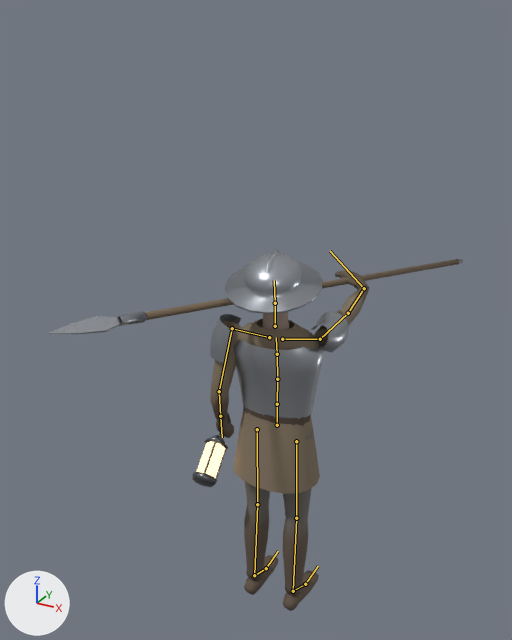
An edit to the glTF model assets/models/characters/guard.glb, drawn before and after from the same camera.
One viewpoint serves both versions: a camera (50 mm lens) standing at (1.22, -2.41, 2.68) and looking at (-0.22, 0.21, 1.37). Lighting does not change. The marker at lower left points along +X, +Y and +Z. The picture after the commit comes second. Both versions are drawn at frame 7 of the action 'push'; the numbers are the values there. The bones that change, and the others that lie on the model, are drawn over the model as lines.

The first picture shows 'Guard'.
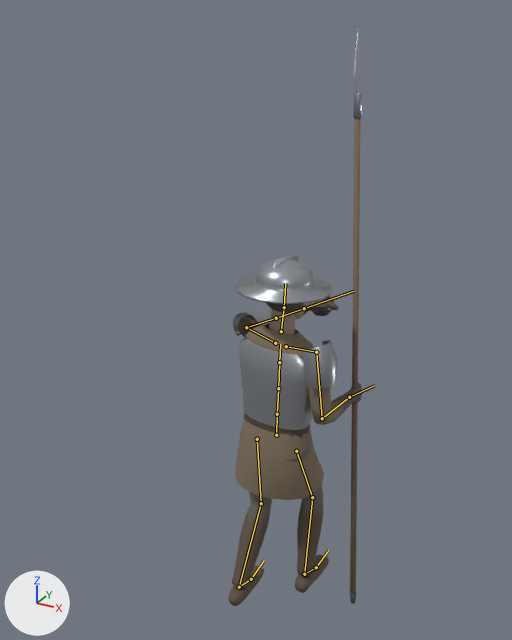
Pixel boxes [x1, y1, x2, y2] of what changed, in the pictures (512 x 640 px):
'Guard', posed (67% narrower, 59% taller): before [50, 248, 463, 611]; after [228, 29, 362, 606]
bone 'Hips', root to tip: before (277, 425) to (277, 404); after (276, 435) to (277, 414)
bone 'Spine', root to tip: before (277, 404) to (277, 379); after (277, 414) to (278, 388)
bone 'Chest', root to tip: before (277, 379) to (277, 354); after (278, 388) to (279, 362)
bone 'UpperChest', root to tip: before (277, 354) to (276, 337); after (279, 362) to (280, 344)
bone 'RightUpperArm', root to tip: before (320, 339) to (348, 313); after (316, 352) to (322, 418)
bone 'RightLowerArm', root to tip: before (348, 313) to (364, 288); after (322, 418) to (349, 397)
bone 'RightHand', root to tip: before (364, 288) to (330, 251); after (349, 397) to (374, 385)
bone 'LeftUpperArm', root to tip: before (232, 328) to (219, 391); after (246, 327) to (276, 318)
bone 'LeftLowerArm', root to tip: before (219, 391) to (220, 416); after (276, 318) to (304, 308)
bone 'LeftHand', root to tip: before (220, 416) to (222, 437); after (304, 308) to (354, 291)
bone 'RightUpperLeg', root to tip: before (296, 441) to (296, 518); after (296, 451) to (312, 497)
bone 'RightLowerLeg', root to tip: before (296, 518) to (293, 591); after (312, 497) to (304, 574)
bone 'RightFoot', root to tip: before (293, 591) to (305, 584); after (304, 574) to (316, 567)
bone 'LeftUpperLeg', root to tip: before (257, 429) to (257, 504); after (257, 439) to (261, 503)
bone 'LeftLowerLeg', root to tip: before (257, 504) to (254, 575); after (261, 503) to (239, 587)
bone 'LeftFoot', root to tip: before (254, 575) to (266, 568); after (239, 587) to (251, 579)

The change in detail:
Bone 'Hips' (bone_hips) moves from (0.0, 0.0, 0.0) to (0.0, -0.051, 0.0).
Bone 'Spine' (bone_spine) turns from (-2, 4, 0) to (2, -4, 0) degrees about its own x, y and z.
Bone 'Chest' (bone_chest) turns from (-2, 4, 0) to (3, -4, 0) degrees about its own x, y and z.
Bone 'UpperChest' (bone_upperchest) turns from (-2, 4, 0) to (3, -4, 0) degrees about its own x, y and z.
Bone 'RightUpperArm' (bone_rightupperarm) turns from (79, 3, -20) to (8, -8, 30) degrees about its own x, y and z.
Bone 'RightLowerArm' (bone_rightlowerarm) turns from (0, 0, 0) to (82, 0, 0) degrees about its own x, y and z.
Bone 'RightHand' (bone_righthand) turns from (64, 0, 0) to (-8, 0, 0) degrees about its own x, y and z.
Bone 'LeftUpperArm' (bone_leftupperarm) turns from (-12, -2, -29) to (79, -3, 20) degrees about its own x, y and z.
Bone 'LeftLowerArm' (bone_leftlowerarm) turns from (35, 0, 0) to (0, 0, 0) degrees about its own x, y and z.
Bone 'LeftHand' (bone_lefthand) turns from (0, 0, 0) to (64, 0, 0) degrees about its own x, y and z.
Bone 'RightUpperLeg' (bone_rightupperleg) turns from (0, 0, 0) to (25, 0, 0) degrees about its own x, y and z.
Bone 'RightLowerLeg' (bone_rightlowerleg) turns from (0, 0, 0) to (-32, 0, 0) degrees about its own x, y and z.
Bone 'RightFoot' (bone_rightfoot) turns from (0, 0, 0) to (6, 0, 0) degrees about its own x, y and z.
Bone 'LeftUpperLeg' (bone_leftupperleg) turns from (0, 0, 0) to (8, 0, 2) degrees about its own x, y and z.
Bone 'LeftLowerLeg' (bone_leftlowerleg) turns from (0, 0, 0) to (-32, 0, 0) degrees about its own x, y and z.
Bone 'LeftFoot' (bone_leftfoot) turns from (0, 0, 0) to (23, -2, -2) degrees about its own x, y and z.
